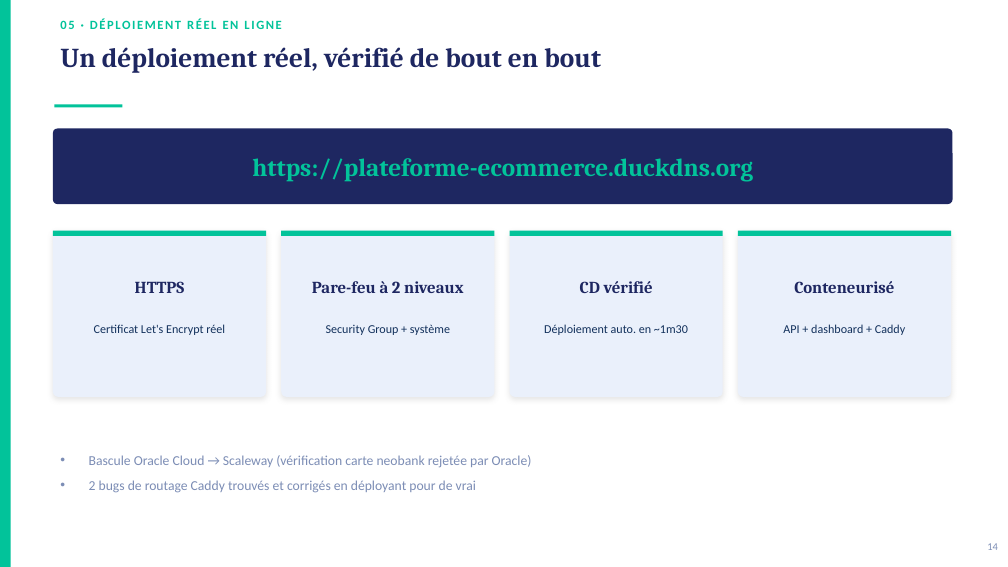
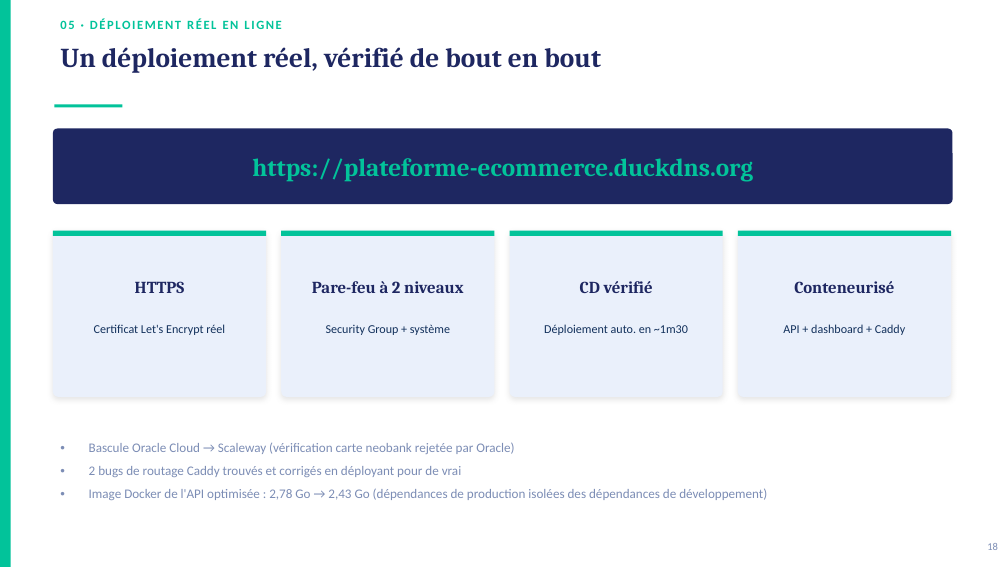
Before and after one commit to Ndomidjia/plateforme-ecommerce-kit, a slide deck: slide 18 of docs/Soutenance_M2_Plateforme_Ecommerce.pptx (slide 14 before the commit). Drawn at 1008x567 pixels with LibreOffice and Linux fonts; fonts in the diff are those of the drawing. Boxes give left, top, right and bottom in pixels: in the first picture for what was removed or moved away, otherwise in the second. Text is boxed around its words. In the diff, an @@ line names an element or a change of style, - is before the commit and + after.

```diff
--- a/docs/Soutenance_M2_Plateforme_Ecommerce.pptx
+++ b/docs/Soutenance_M2_Plateforme_Ecommerce.pptx
@@ text "Bascule Oracle Cloud → Scaleway ..." moved from (x1=89, y1=455, x2=532, y2=493) to (x1=89, y1=442, x2=767, y2=500) @@
@@ text at (x1=89, y1=442, x2=514, y2=477): size 13 to 12.5 pt in "Bascule Oracle Cloud → Scaleway (vérification carte ...", "2 bugs de routage Caddy trouvés et ..."; less space between paragraphs @@
@@ text at (x1=89, y1=488, x2=767, y2=500): paragraph added @@
+• Image Docker de l'API optimisée : 2,78 Go → 2,43 Go (dépendances de production isolées des dépendances de développement)
```
Also in this commit, not shown: 9 other slides changed, 4 slides added.
